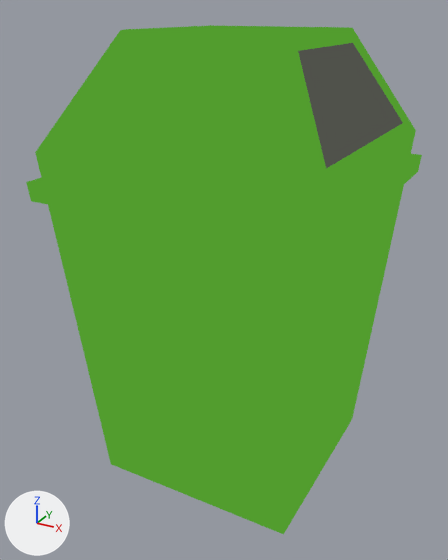
A saved change to the Blender file Blender/Basurero.blend.
Rendered twice from a camera (50 mm lens) standing at (2.04, -3.97, 3.57) and looking at (-0.08, -0.1, 1.63). Lighting does not change. The marker at lower left points along +X, +Y and +Z. The first picture is the older version.
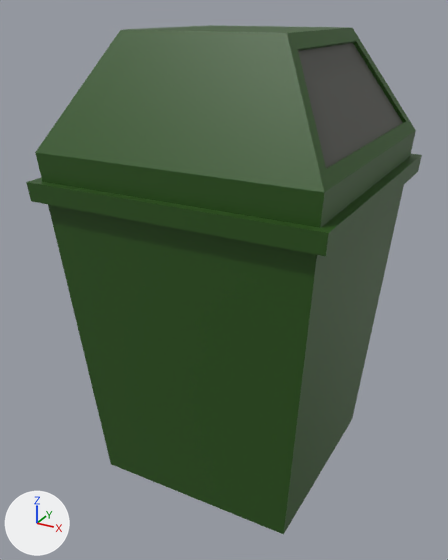
Pixel boxes (x1, y1, x2, y2) of what changed, in the pictures (448 x 560 px):
'Cube', recoloured (green to dark green)
    both: (26, 25, 422, 534)

The change, as a list of edits to the scene's bpy script:
```text
Change mat_material:
    where n0 = _N.new('ShaderNodeOutputMaterial'); n0.name = 'Material Output'
    remove n1 = _N.new('ShaderNodeValToRGB'); n1.name = 'Color Ramp'
    remove n1.color_ramp.interpolation = 'CONSTANT'
    remove while len(n1.color_ramp.elements) > 1: n1.color_ramp.elements.remove(n1.color_ramp.elements[-1])
    remove n1.color_ramp.elements[0].position = 0.0; n1.color_ramp.elements[0].color = (0.0256, 0.0909, 0.00967, 1.0)
    remove _e = n1.color_ramp.elements.new(0.218); _e.color = (0.0845, 0.336, 0.0275, 1.0)
    remove n1.inputs[0].default_value = 0.7  # 'Factor'
    remove _L.new(n1.outputs[0], n0.inputs[0])  # 'Color' to 'Surface'
    add n2 = _N.new('ShaderNodeBsdfPrincipled'); n2.name = 'Principled BSDF'
    add n2.inputs[0].default_value = (0.0252, 0.0908, 0.00972, 1.0)  # 'Base Color', dark green #2c5519
    add _L.new(n2.outputs[0], n0.inputs[0])  # 'BSDF' to 'Surface'
```
